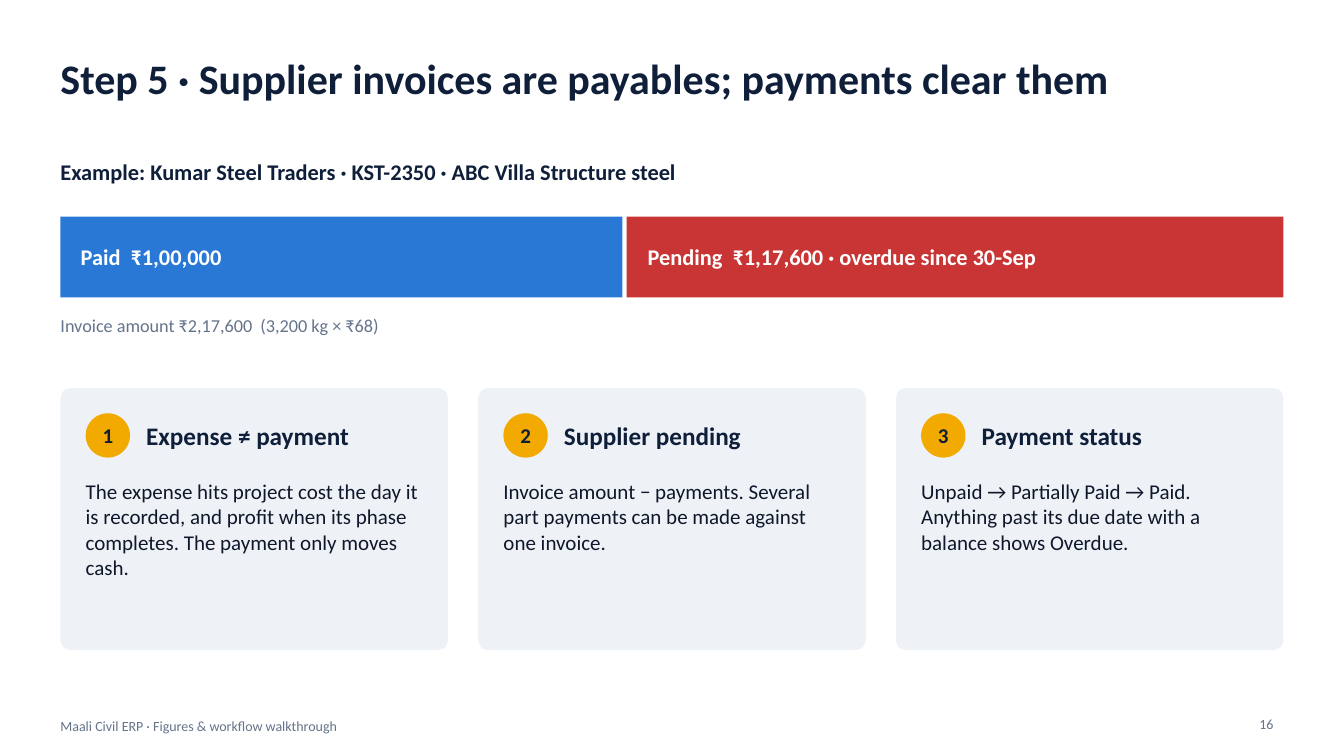
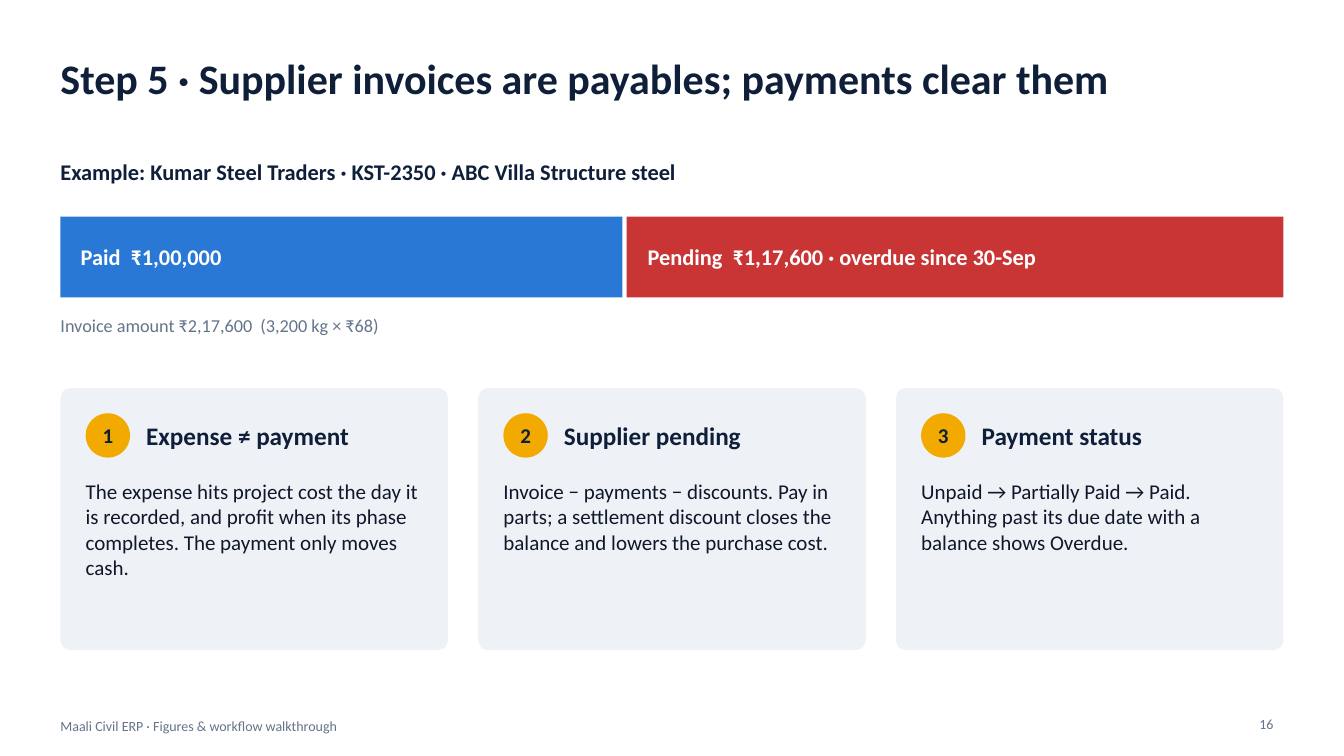
Before and after one commit to adetivedesk/Maali, a slide deck: slide 16 of docs/Maali_ERP_Figures_and_Workflow.pptx. Drawn at 1344x756 pixels with LibreOffice and Linux fonts; fonts in the diff are those of the drawing. Boxes give left, top, right and bottom in pixels: in the first picture for what was removed or moved away, otherwise in the second. Text is boxed around its words. In the diff, an @@ line names an element or a change of style, - is before the commit and + after.

```diff
--- a/docs/Maali_ERP_Figures_and_Workflow.pptx
+++ b/docs/Maali_ERP_Figures_and_Workflow.pptx
@@ text at [503,484,831,554]: text changed @@
-Invoice amount − payments. Several part payments can be made against one invoice.
+Invoice − payments − discounts. Pay in parts; a settlement discount closes the balance and lowers the purchase cost.
```
Also in this commit, not shown: 7 other slides changed, 13 other files.
